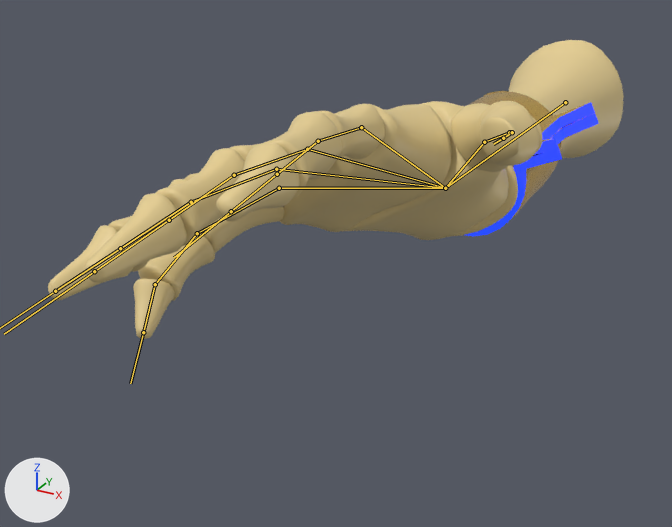
The FBX model Assets/3D/hand.fbx as it was, and as the next commit left it.
Rendered twice from a 50 mm lens placed at (1.56, -4.34, 1.46), pointed at (-0.43, -0.7, -0.36). Arrows for +X, +Y and +Z are at lower left; the lights stay in place. Both versions are drawn at the pose saved in each file; the numbers are the values there. The bones that bend it are drawn over the model as lines.

Names of what the first picture shows: 'cuffs', 'hand'.
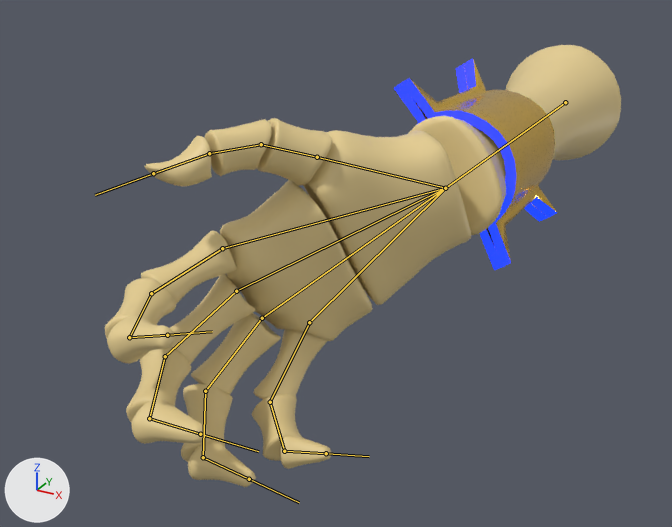
Commit message: changed hand

Boxes [x1, y1, x2, y2] around the edits, measured in the pictures (672 x 527 px):
```json
{"object": "hand", "change": "posed", "before": [48, 40, 624, 339], "after": [105, 45, 621, 487], "on screen": "10% narrower, 48% taller"}
{"object": "cuffs", "change": "posed", "before": [465, 91, 599, 236], "after": [394, 58, 557, 270]}
{"bone": "LF_Main", "before": "(445, 188) to (279, 188)", "after": "(445, 188) to (309, 322)"}
{"bone": "Bone.002", "before": "(279, 188) to (197, 233)", "after": "(309, 322) to (270, 402)"}
{"bone": "Bone.003", "before": "(197, 233) to (155, 284)", "after": "(270, 402) to (284, 451)"}
{"bone": "Bone.004", "before": "(155, 284) to (143, 332)", "after": "(284, 451) to (326, 453)"}
{"bone": "Ring", "before": "(445, 188) to (276, 169)", "after": "(445, 188) to (262, 318)"}
{"bone": "Bone.006", "before": "(276, 169) to (191, 202)", "after": "(262, 318) to (205, 391)"}
{"bone": "Bone.007", "before": "(191, 202) to (120, 248)", "after": "(205, 391) to (203, 457)"}
{"bone": "Bone.008", "before": "(120, 248) to (55, 291)", "after": "(203, 457) to (249, 479)"}
{"bone": "Middle", "before": "(445, 188) to (307, 149)", "after": "(445, 188) to (236, 291)"}
{"bone": "Bone.010", "before": "(307, 149) to (234, 175)", "after": "(236, 291) to (165, 356)"}
{"bone": "Bone.011", "before": "(234, 175) to (169, 220)", "after": "(165, 356) to (149, 418)"}
{"bone": "Bone.012", "before": "(169, 220) to (94, 271)", "after": "(149, 418) to (200, 434)"}
{"bone": "Point", "before": "(445, 188) to (361, 127)", "after": "(445, 188) to (222, 248)"}
{"bone": "Bone.014", "before": "(361, 127) to (318, 141)", "after": "(222, 248) to (151, 293)"}
{"bone": "Bone.015", "before": "(318, 141) to (277, 174)", "after": "(151, 293) to (129, 337)"}
{"bone": "Bone.016", "before": "(277, 174) to (231, 211)", "after": "(129, 337) to (167, 335)"}
{"bone": "Thumb", "before": "(445, 188) to (484, 142)", "after": "(445, 188) to (317, 157)"}
{"bone": "Bone.018", "before": "(484, 142) to (509, 132)", "after": "(317, 157) to (261, 144)"}
```

Scene script edits in JSON lines:
```json
{"block": "bone_main", "where": "bone_main = bpy.data.objects['Armature'].pose.bones['Main']"}
{"op": "set", "path": "bone_main.rotation_quaternion", "old": "(0.974, 0.0, 0.225, 0.0)", "new": "(0.462, 0.0, 0.887, 0.0)", "note": "degrees (0, 26, 0) -> degrees (0, 125, 0)"}
{"block": "bone_lf_main", "where": "bone_lf_main = bpy.data.objects['Armature'].pose.bones['LF_Main']  # child of 'Main'"}
{"op": "set", "path": "bone_lf_main.rotation_quaternion", "old": "(0.976, -0.122, 0.095, 0.154)", "new": "(0.876, -0.241, -0.121, 0.399)", "note": "degrees (-12, 13, 17) -> degrees (-31, -1, 49)"}
{"block": "bone_bone_002", "where": "bone_bone_002 = bpy.data.objects['Armature'].pose.bones['Bone.002']  # child of 'LF_Main'"}
{"op": "set", "path": "bone_bone_002.rotation_quaternion", "old": "(0.96, 0.205, 0.188, 0.031)", "new": "(0.971, 0.182, 0.155, 0.017)", "note": "degrees (26, 20, 8) -> degrees (22, 17, 5)"}
{"block": "bone_bone_003", "where": "bone_bone_003 = bpy.data.objects['Armature'].pose.bones['Bone.003']  # child of 'Bone.002'"}
{"op": "set", "path": "bone_bone_003.rotation_quaternion", "old": "(0.983, 0.183, -0.03, 0.003)", "new": "(0.879, 0.445, -0.103, 0.136)", "note": "degrees (21, -3, 0) -> degrees (52, -18, 9)"}
{"block": "bone_bone_004", "where": "bone_bone_004 = bpy.data.objects['Armature'].pose.bones['Bone.004']  # child of 'Bone.003'"}
{"op": "set", "path": "bone_bone_004.rotation_quaternion", "old": "(0.981, 0.194, 0.0, 0.0)", "new": "(0.874, 0.436, -0.079, 0.2)", "note": "degrees (22, 0, 0) -> degrees (50, -18, 17)"}
{"block": "bone_ring", "where": "bone_ring = bpy.data.objects['Armature'].pose.bones['Ring']  # child of 'Main'"}
{"op": "set", "path": "bone_ring.rotation_quaternion", "old": "(0.976, 0.1, 0.054, 0.186)", "new": "(0.876, 0.262, -0.21, 0.346)", "note": "degrees (12, 4, 22) -> degrees (22, -33, 36)"}
{"block": "bone_bone_006", "where": "bone_bone_006 = bpy.data.objects['Armature'].pose.bones['Bone.006']  # child of 'Ring'"}
{"op": "set", "path": "bone_bone_006.rotation_quaternion", "old": "(0.984, 0.17, -0.049, 0.0)", "new": "(0.984, 0.152, -0.088, -0.009)", "note": "degrees (20, -6, -1) -> degrees (18, -10, -3)"}
{"block": "bone_bone_007", "where": "bone_bone_007 = bpy.data.objects['Armature'].pose.bones['Bone.007']  # child of 'Bone.006'"}
{"op": "set", "path": "bone_bone_007.rotation_quaternion", "old": "(0.996, 0.089, -0.008, 0.0)", "new": "(0.917, 0.394, -0.051, -0.047)", "note": "degrees (10, -1, 0) -> degrees (47, -3, -7)"}
{"block": "bone_bone_008", "where": "bone_bone_008 = bpy.data.objects['Armature'].pose.bones['Bone.008']  # child of 'Bone.007'"}
{"op": "set", "path": "bone_bone_008.rotation_quaternion", "old": "(1.0, 0.0, 0.0, 0.0)", "new": "(0.889, 0.449, -0.063, -0.067)", "note": "degrees (0, 0, 0) -> degrees (54, -3, -10)"}
{"block": "bone_middle", "where": "bone_middle = bpy.data.objects['Armature'].pose.bones['Middle']  # child of 'Main'"}
{"op": "set", "path": "bone_middle.rotation_quaternion", "old": "(0.976, 0.023, 0.013, -0.216)", "new": "(0.876, -0.032, -0.285, -0.387)", "note": "degrees (2, 2, -25) -> degrees (11, -32, -51)"}
{"block": "bone_bone_010", "where": "bone_bone_010 = bpy.data.objects['Armature'].pose.bones['Bone.010']  # child of 'Middle'"}
{"op": "set", "path": "bone_bone_010.rotation_quaternion", "old": "(0.984, 0.177, -0.011, 0.0)", "new": "(0.984, 0.167, -0.053, -0.009)", "note": "degrees (20, -1, 0) -> degrees (19, -6, -2)"}
{"block": "bone_bone_011", "where": "bone_bone_011 = bpy.data.objects['Armature'].pose.bones['Bone.011']  # child of 'Bone.010'"}
{"op": "set", "path": "bone_bone_011.rotation_quaternion", "old": "(0.996, 0.089, 0.012, 0.0)", "new": "(0.917, 0.395, 0.039, -0.047)", "note": "degrees (10, 1, 0) -> degrees (46, 6, -3)"}
{"block": "bone_bone_012", "where": "bone_bone_012 = bpy.data.objects['Armature'].pose.bones['Bone.012']  # child of 'Bone.011'"}
{"op": "set", "path": "bone_bone_012.rotation_quaternion", "old": "(1.0, 0.0, 0.0, 0.0)", "new": "(0.889, 0.453, 0.02, -0.067)", "note": "degrees (0, 0, 0) -> degrees (54, 6, -6)"}
{"block": "bone_point", "where": "bone_point = bpy.data.objects['Armature'].pose.bones['Point']  # child of 'Main'"}
{"op": "set", "path": "bone_point.rotation_quaternion", "old": "(0.976, -0.191, -0.033, -0.099)", "new": "(0.876, -0.315, -0.357, -0.071)", "note": "degrees (-22, -6, -10) -> degrees (-43, -42, 8)"}
{"block": "bone_bone_014", "where": "bone_bone_014 = bpy.data.objects['Armature'].pose.bones['Bone.014']  # child of 'Point'"}
{"op": "set", "path": "bone_bone_014.rotation_quaternion", "old": "(0.984, 0.176, 0.022, 0.0)", "new": "(0.984, 0.174, -0.021, -0.009)", "note": "degrees (20, 2, 0) -> degrees (20, -2, -1)"}
{"block": "bone_bone_015", "where": "bone_bone_015 = bpy.data.objects['Armature'].pose.bones['Bone.015']  # child of 'Bone.014'"}
{"op": "set", "path": "bone_bone_015.rotation_quaternion", "old": "(0.996, 0.086, 0.026, 0.0)", "new": "(0.917, 0.384, 0.103, -0.047)", "note": "degrees (10, 3, 0) -> degrees (45, 13, 0)"}
{"block": "bone_bone_016", "where": "bone_bone_016 = bpy.data.objects['Armature'].pose.bones['Bone.016']  # child of 'Bone.015'"}
{"op": "set", "path": "bone_bone_016.rotation_quaternion", "old": "(1.0, 0.0, 0.0, 0.0)", "new": "(0.889, 0.441, 0.106, -0.067)", "note": "degrees (0, 0, 0) -> degrees (53, 14, -2)"}
{"block": "bone_thumb", "where": "bone_thumb = bpy.data.objects['Armature'].pose.bones['Thumb']  # child of 'Main'"}
{"op": "set", "path": "bone_thumb.rotation_quaternion", "old": "(0.976, -0.174, -0.129, -0.025)", "new": "(0.876, -0.139, -0.448, 0.108)", "note": "degrees (-20, -15, 0) -> degrees (-31, -49, 29)"}
{"block": "bone_bone_018", "where": "bone_bone_018 = bpy.data.objects['Armature'].pose.bones['Bone.018']  # child of 'Thumb'"}
{"op": "set", "path": "bone_bone_018.rotation_quaternion", "old": "(0.984, 0.124, 0.127, 0.0)", "new": "(0.984, -0.047, 0.168, 0.04)", "note": "degrees (15, 14, 2) -> degrees (-5, 20, 4)"}
```
